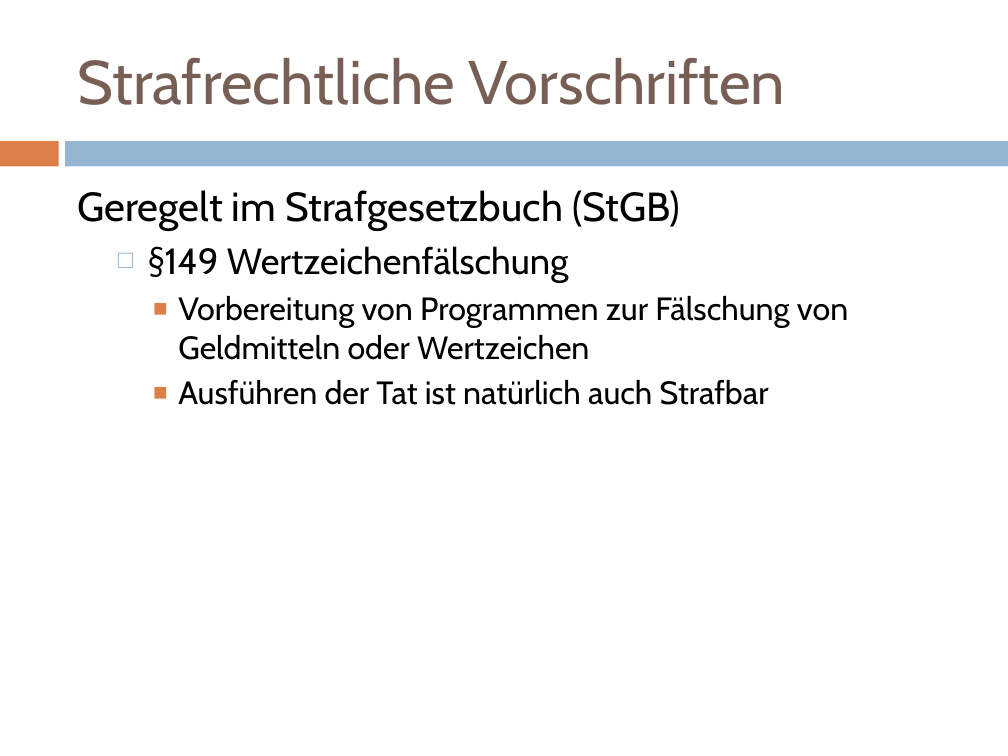
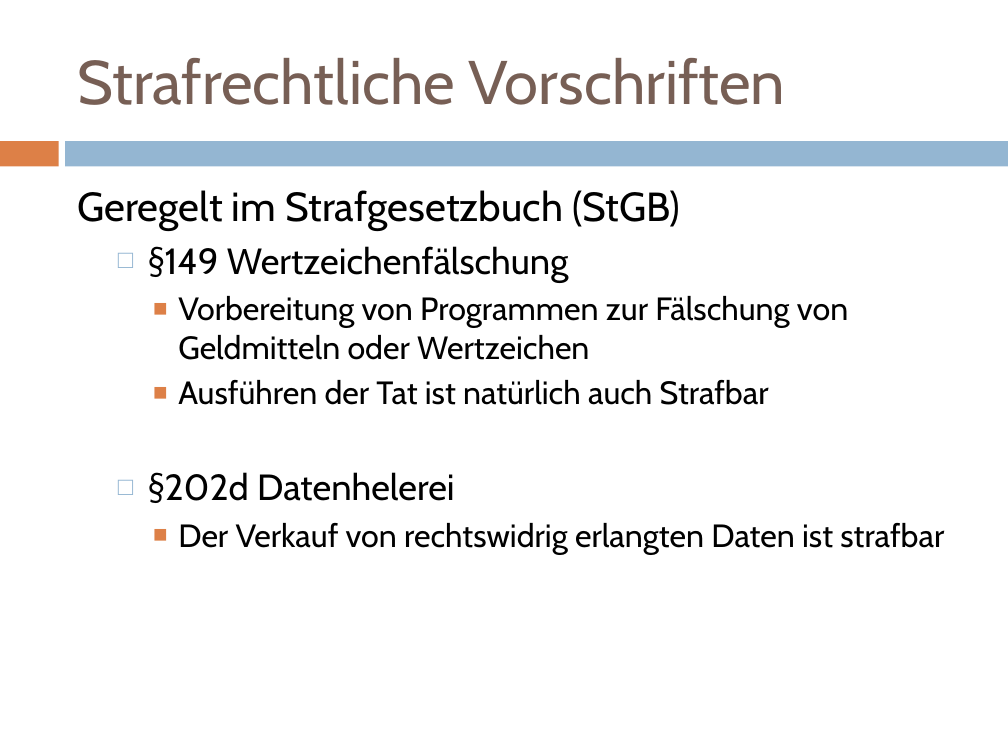
Before and after one commit to doctordebug/Hackerpraktikum, a slide deck: slide 14 of Präsentationen/PT1.pptx. Drawn at 1008x756 pixels with LibreOffice and Linux fonts; fonts in the diff are those of the drawing. Boxes give left, top, right and bottom in pixels: in the first picture for what was removed or moved away, otherwise in the second. Text is boxed around its words. In the diff, an @@ line names an element or a change of style, - is before the commit and + after.

```diff
--- a/Präsentationen/PT1.pptx
+++ b/Präsentationen/PT1.pptx
@@ text at <box>148,472,944,554</box>: paragraphs added @@
+  □ §202d Datenhelerei
+    ■ Der Verkauf von rechtswidrig erlangten Daten ist strafbar
```
Also in this commit, not shown: 4 other slides changed, 4 slides removed, 3 other files.
